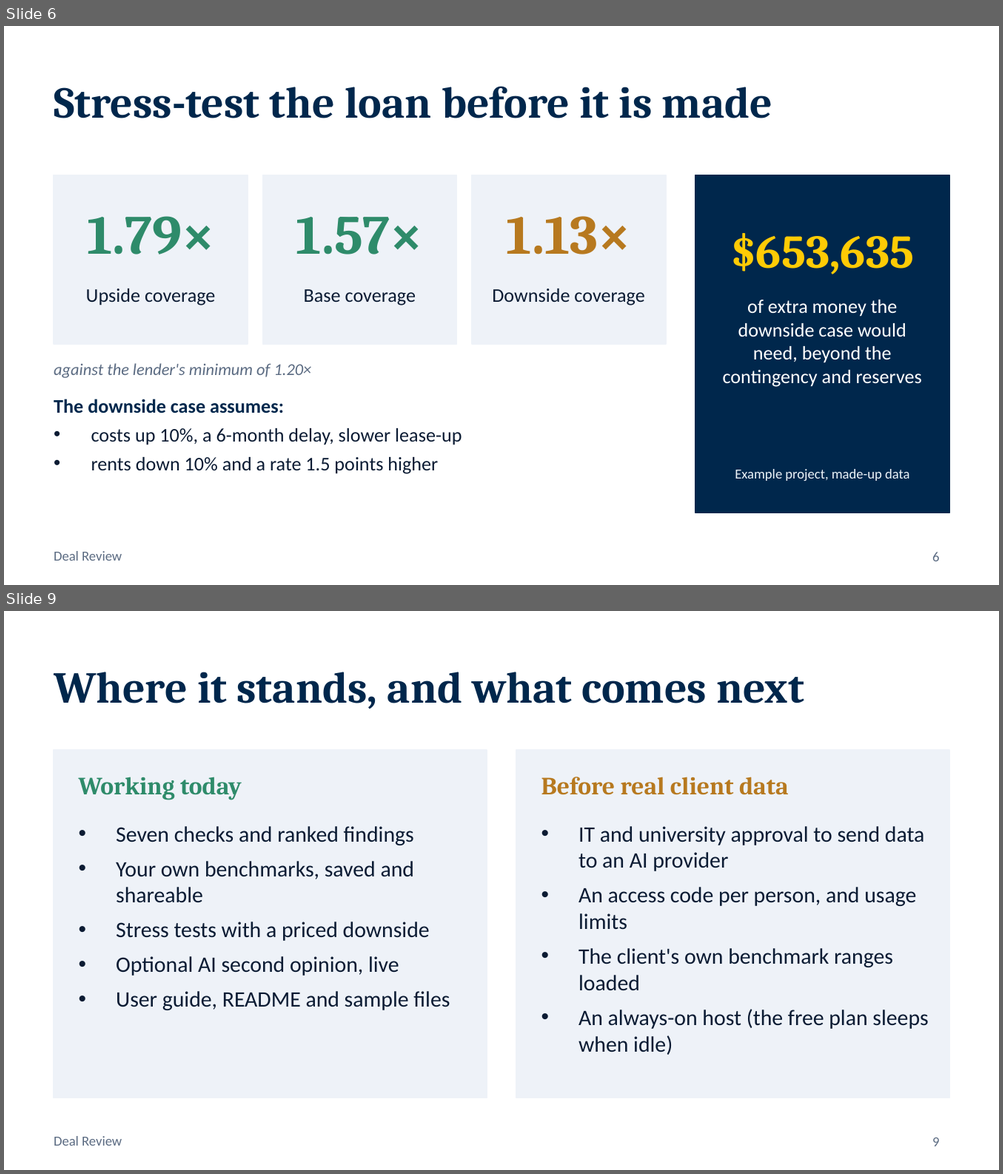
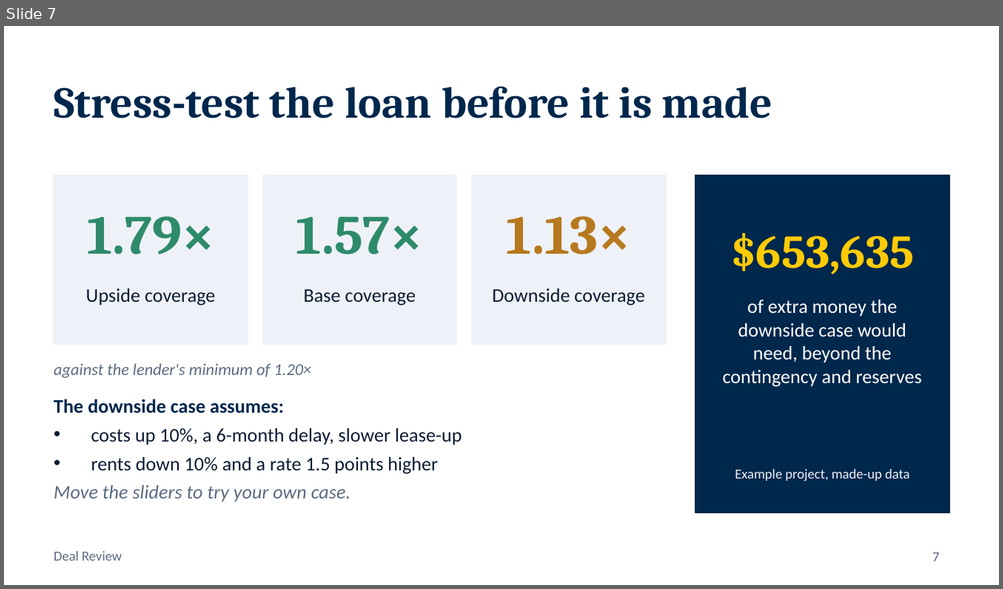
Before and after one commit to Ross-Business-Tech/Urge-Project-2, a slide deck: docs/Deal-Review-Presentation.pptx. Shown one above the other, each under a label of ours: slides 6 and 9 before the commit, slide 7 after it; the slides between them are not shown. The pictures are 1003x1174 and 1003x589 pixels, drawn with LibreOffice and Linux fonts; fonts in the diff are those of the drawing. Boxes give left, top, right and bottom in pixels: in the first picture for what was removed or moved away, otherwise in the second. Text is boxed around its words. In the diff, an @@ line names an element or a change of style, - is before the commit and + after.

```diff
--- a/docs/Deal-Review-Presentation.pptx
+++ b/docs/Deal-Review-Presentation.pptx
@@ slide 9 removed at <box>4,611,999,1170</box>, background #FFFFFF; not listed: 1 template element that a slide beside it also shows @@
@@ title removed at <box>54,672,804,709</box> @@
-Where it stands, and what comes next
@@ rectangle removed at <box>54,750,486,1099</box> @@
@@ rectangle removed at <box>516,750,949,1099</box> @@
@@ text removed at <box>79,777,242,800</box> @@
-Working today
@@ text removed at <box>541,777,788,795</box> @@
-Before real client data
@@ text removed at <box>116,826,449,1011</box> @@
-• Seven checks and ranked findings
-• Your own benchmarks, saved and shareable
-• Stress tests with a priced downside
-• Optional AI second opinion, live
-• User guide, README and sample files
@@ text removed at <box>578,826,928,1055</box> @@
-• IT and university approval to send data to an AI provider
-• An access code per person, and usage limits
-• The client's own benchmark ranges loaded
-• An always-on host (the free plan sleeps when idle)
@@ page number removed at <box>932,1138,939,1147</box> @@
-9
@@ what was slide 6 is now slide 7 @@
@@ slide 7 changed as well @@
@@ text at <box>54,486,350,502</box>: paragraph added @@
+Move the sliders to try your own case.
@@ page number at <box>932,553,939,562</box>: text changed @@
-6
+7
```
Also in this commit, not shown: 2 other slides changed, 5 slides added, 4 other slides removed, 1 other file.
